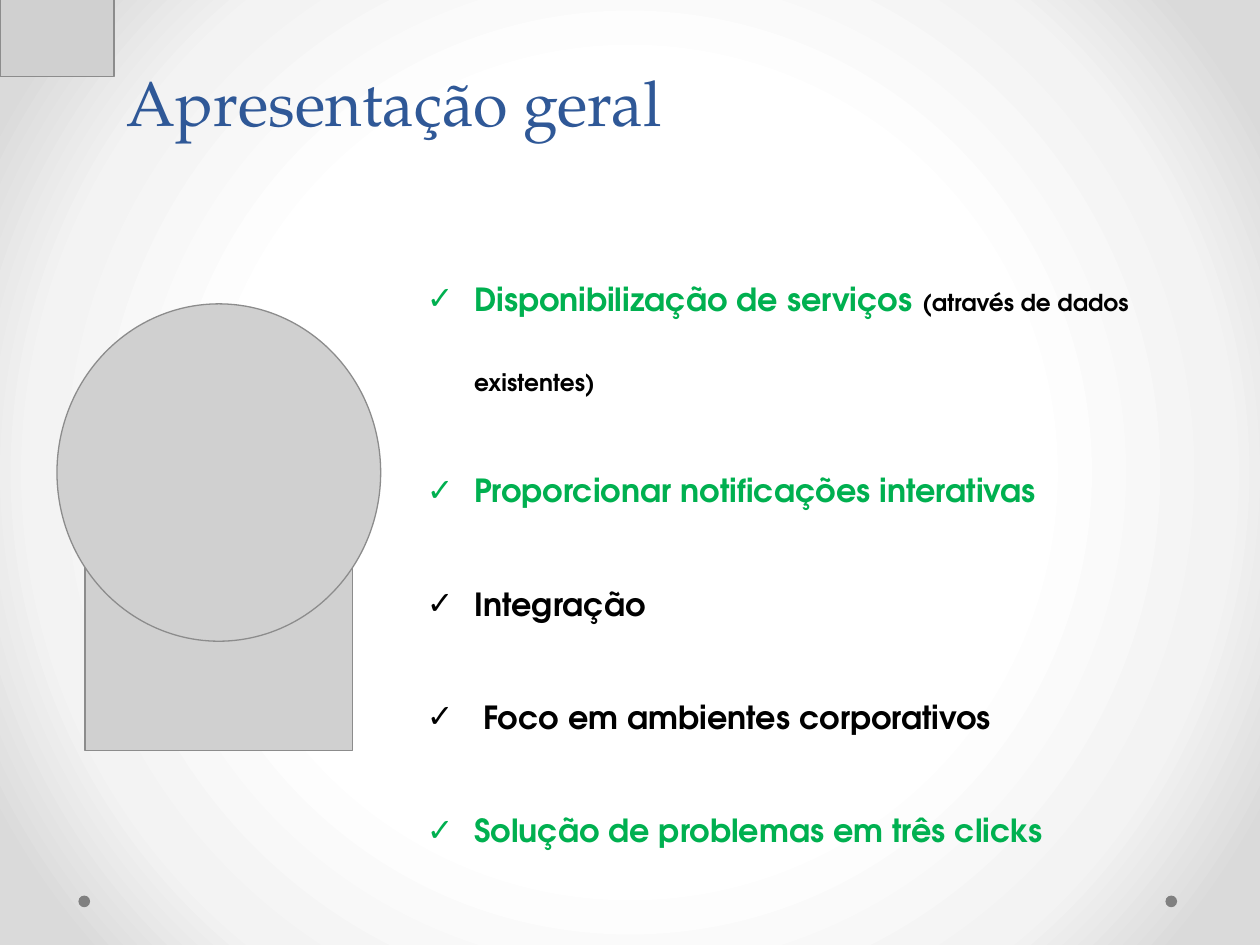
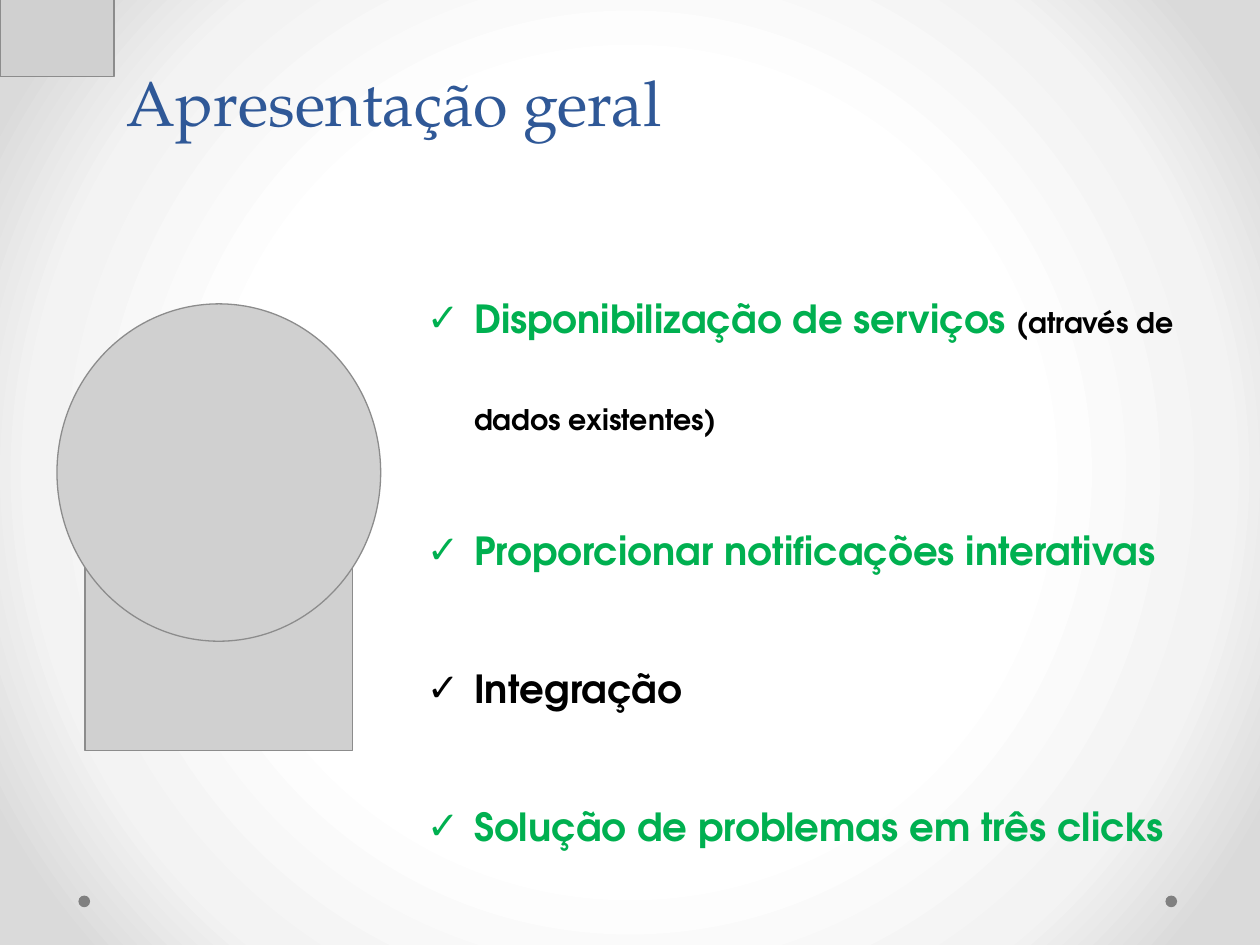
Before and after one commit to Neimarmg/TCC, a slide deck: slide 4 of Documentação final do projeto/Ppt-Final.pptx. Drawn at 1260x945 pixels with LibreOffice and Linux fonts; fonts in the diff are those of the drawing; grey boxes stand for pictures. Boxes give left, top, right and bottom in pixels: in the first picture for what was removed or moved away, otherwise in the second. Text is boxed around its words. In the diff, an @@ line names an element or a change of style, - is before the commit and + after.

```diff
--- a/Documentação final do projeto/Ppt-Final.pptx
+++ b/Documentação final do projeto/Ppt-Final.pptx
@@ text "Disponibilização de serviços (através de ..." at [474, 303, 1173, 851]: size 18.2 to 22.1 pt in "Disponibilização de serviços", "Proporcionar notificações interativas", "Integração", "Solução de problemas em três clicks"; size 13.3 to 16.1 pt in "(através de dados existentes)" @@
@@ text at [483, 704, 991, 735]: paragraph removed @@
-✓ Foco em ambientes corporativos
```
Also in this commit, not shown: 3 other slides changed.
